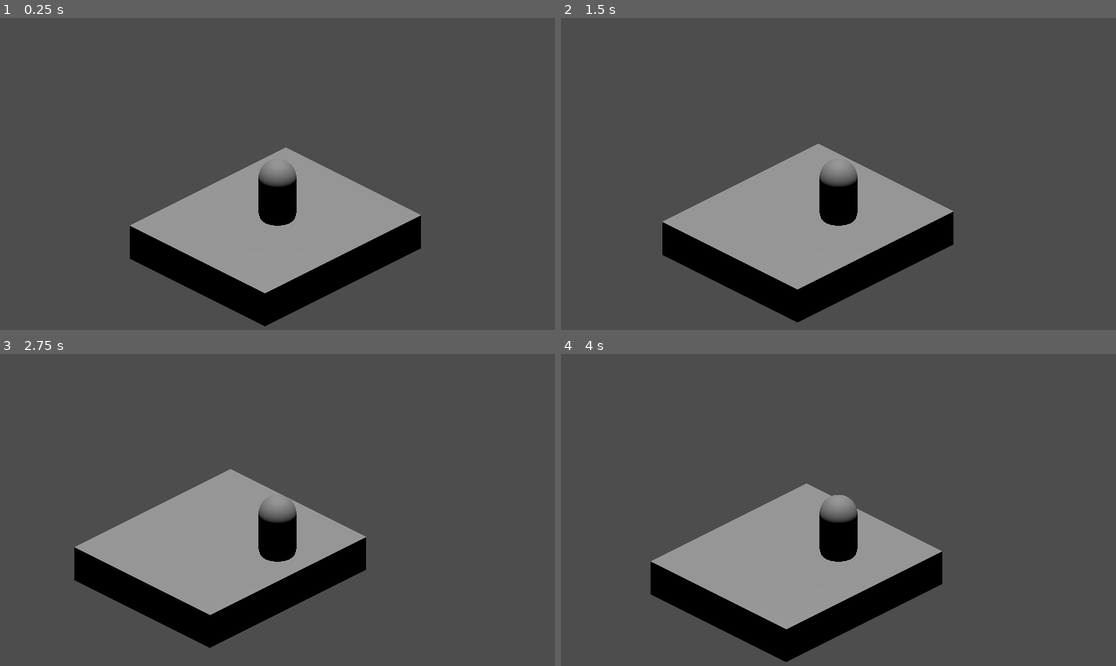
Above: before the commit, frames 1-4 (two rows, left to right).
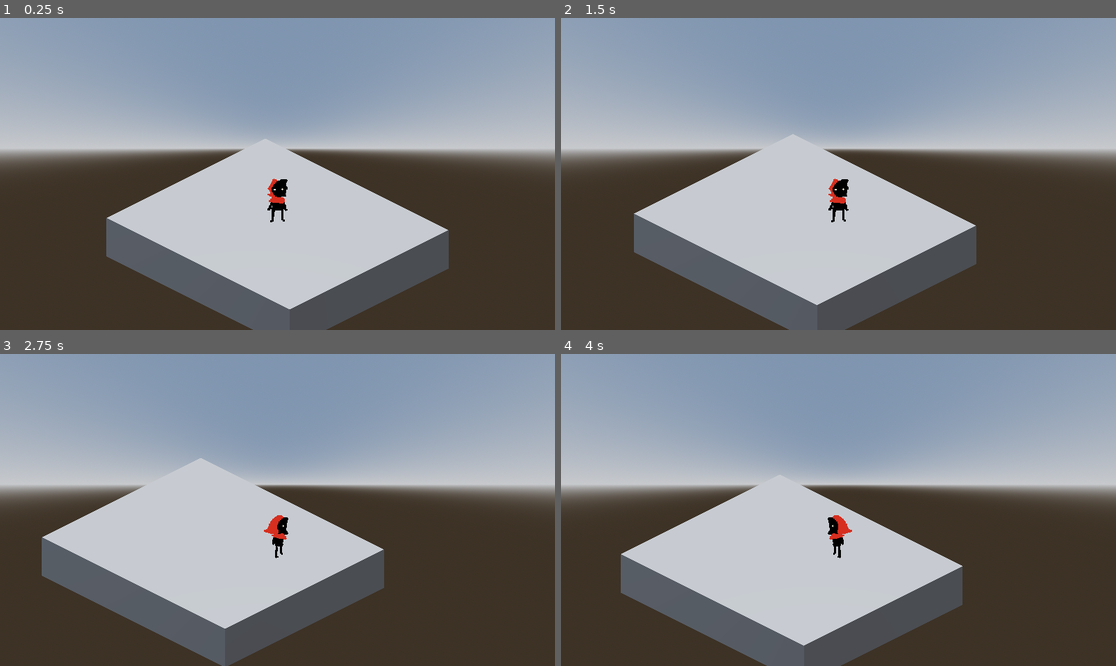
Above: after the commit, the same moments.

Repository: AlexRavelo/PrometheusGame
Game: Godot game, scene res://assets/scenes/test_scene.tscn
Two runs of this game, one before a commit and one after it. Both use one fixed random seed, a clock stepped at 60 frames per second and the inputs below.
Inputs:
- Up to frame 1 (0.25 s): no input
- Up to frame 2 (1.5 s): tap Enter at 0.5 s; hold Right (Right) 0.53-1.28 s; hold Down (Down) from 1.28 s (still down)
- Up to frame 3 (2.75 s): release Down (Down) at 2.03 s; hold Right (Right) from 2.03 s (still down)
- Up to frame 4 (4 s): release Right (Right) at 2.78 s; hold Up (Up) 2.78-3.53 s; hold Left (Left) from 3.53 s (still down)

The runs differ from the first frame. In frame 1, 94% of the frame differs, in the area x 0-100%, y 0-100%; in frame 2, 94%; in frame 3, 94%; in frame 4, 94%.

Commit message:
would you be mad at me if i told you i forgot to commit as i worked
bwah

Diff:
--- a/assets/code/baseEntity.gd
+++ b/assets/code/baseEntity.gd
@@ -4,6 +4,9 @@
 
 # Basic Stats
 var max_health: int = 100
+
+var direction := Vector2(0, 0)
+
 @export var current_health: int:
 	set(value):
 		clamp(value, 0, max_health)
--- a/assets/code/basePlayer.gd
+++ b/assets/code/basePlayer.gd
@@ -2,19 +2,25 @@
 
 extends BaseEntity
 
-# Called when the node enters the scene tree for the first time.
-func _ready():
-	pass # Replace with function body.
-
+@onready var animation_tree = $AnimationTree
+@onready var animation_player = $AnimationPlayer
 
 # Called every frame. 'delta' is the elapsed time since the previous frame.
 func _process(delta):
-	var input_x = Input.get_axis("Left","Right")
-	var input_z = Input.get_axis("Up","Down")
-	var direction = (self.transform.basis * Vector3(input_x,0,input_z)).normalized()
+	animation_tree.set("parameters/Idle/blend_position", direction)
 
-	velocity.x = move_toward(velocity.x, direction.x, base_speed)
-	velocity.z = move_toward(velocity.y, direction.z, base_speed)
-
+	input()
 
 	move_and_slide()
+
+func input():
+	var inputdir = Input.get_vector("Left","Right", "Up", "Down")
+	if inputdir:
+		direction.x = move_toward(direction.x, inputdir.x, 0.1)
+		direction.y = move_toward(direction.y, inputdir.y, 0.1)
+
+	print("Player Input: ", inputdir)
+	print("Player Directon: ", direction)
+
+	velocity.x = move_toward(velocity.x, inputdir.x, base_speed)
+	velocity.z = move_toward(velocity.y, inputdir.y, base_speed)
--- a/assets/scenes/Player.tscn
+++ b/assets/scenes/Player.tscn
@@ -1,22 +1,234 @@
-[gd_scene load_steps=4 format=3 uid="uid://cepw0irhctadj"]
+[gd_scene load_steps=24 format=3 uid="uid://cepw0irhctadj"]
 
 [ext_resource type="Script" path="res://assets/code/basePlayer.gd" id="1_2wclh"]
+[ext_resource type="Texture2D" uid="uid://dexau2j7dle1r" path="res://assets/sprites/debug/player8way.png" id="2_om1f2"]
 
 [sub_resource type="CapsuleShape3D" id="CapsuleShape3D_aex8d"]
 
-[sub_resource type="CapsuleMesh" id="CapsuleMesh_4ow45"]
-
-[node name="CharacterBody3D" type="CharacterBody3D"]
+[sub_resource type="AnimationNodeAnimation" id="AnimationNodeAnimation_r560h"]
+animation = &"IdleS"
+
+[sub_resource type="AnimationNodeAnimation" id="AnimationNodeAnimation_efnv8"]
+animation = &"IdleE"
+
+[sub_resource type="AnimationNodeAnimation" id="AnimationNodeAnimation_qh3i0"]
+animation = &"IdleN"
+
+[sub_resource type="AnimationNodeAnimation" id="AnimationNodeAnimation_4wcxk"]
+animation = &"IdleW"
+
+[sub_resource type="AnimationNodeAnimation" id="AnimationNodeAnimation_75f08"]
+animation = &"IdleNW"
+
+[sub_resource type="AnimationNodeAnimation" id="AnimationNodeAnimation_gor2e"]
+animation = &"IdleNE"
+
+[sub_resource type="AnimationNodeAnimation" id="AnimationNodeAnimation_7cbxx"]
+animation = &"IdleSW"
+
+[sub_resource type="AnimationNodeAnimation" id="AnimationNodeAnimation_caxu0"]
+animation = &"IdleSE"
+
+[sub_resource type="AnimationNodeBlendSpace2D" id="AnimationNodeBlendSpace2D_m0701"]
+blend_point_0/node = SubResource("AnimationNodeAnimation_r560h")
+blend_point_0/pos = Vector2(0, 1)
+blend_point_1/node = SubResource("AnimationNodeAnimation_efnv8")
+blend_point_1/pos = Vector2(1, 0)
+blend_point_2/node = SubResource("AnimationNodeAnimation_qh3i0")
+blend_point_2/pos = Vector2(0, -1)
+blend_point_3/node = SubResource("AnimationNodeAnimation_4wcxk")
+blend_point_3/pos = Vector2(-1, 0)
+blend_point_4/node = SubResource("AnimationNodeAnimation_75f08")
+blend_point_4/pos = Vector2(-1, -1)
+blend_point_5/node = SubResource("AnimationNodeAnimation_gor2e")
+blend_point_5/pos = Vector2(1, -1)
+blend_point_6/node = SubResource("AnimationNodeAnimation_7cbxx")
+blend_point_6/pos = Vector2(-1, 1)
+blend_point_7/node = SubResource("AnimationNodeAnimation_caxu0")
+blend_point_7/pos = Vector2(1, 1)
+blend_mode = 1
+sync = true
+
+[sub_resource type="AnimationNodeBlendTree" id="AnimationNodeBlendTree_fiasf"]
+graph_offset = Vector2(-436.5, 133.4)
+nodes/Idle/node = SubResource("AnimationNodeBlendSpace2D_m0701")
+nodes/Idle/position = Vector2(0, 120)
+node_connections = [&"output", 0, &"Idle"]
+
+[sub_resource type="Animation" id="Animation_r450e"]
+length = 0.001
+tracks/0/type = "value"
+tracks/0/imported = false
+tracks/0/enabled = true
+tracks/0/path = NodePath("Sprite3D:frame")
+tracks/0/interp = 1
+tracks/0/loop_wrap = true
+tracks/0/keys = {
+"times": PackedFloat32Array(0),
+"transitions": PackedFloat32Array(1),
+"update": 1,
+"values": [3]
+}
+
+[sub_resource type="Animation" id="Animation_niehr"]
+resource_name = "IdleN"
+tracks/0/type = "value"
+tracks/0/imported = false
+tracks/0/enabled = true
+tracks/0/path = NodePath("Sprite3D:frame")
+tracks/0/interp = 1
+tracks/0/loop_wrap = true
+tracks/0/keys = {
+"times": PackedFloat32Array(0),
+"transitions": PackedFloat32Array(1),
+"update": 1,
+"values": [6]
+}
+
+[sub_resource type="Animation" id="Animation_csdvd"]
+resource_name = "IdleNE"
+tracks/0/type = "value"
+tracks/0/imported = false
+tracks/0/enabled = true
+tracks/0/path = NodePath("Sprite3D:frame")
+tracks/0/interp = 1
+tracks/0/loop_wrap = true
+tracks/0/keys = {
+"times": PackedFloat32Array(0),
+"transitions": PackedFloat32Array(1),
+"update": 1,
+"values": [7]
+}
+
+[sub_resource type="Animation" id="Animation_bufc3"]
+resource_name = "IdleE"
+tracks/0/type = "value"
+tracks/0/imported = false
+tracks/0/enabled = true
+tracks/0/path = NodePath("Sprite3D:frame")
+tracks/0/interp = 1
+tracks/0/loop_wrap = true
+tracks/0/keys = {
+"times": PackedFloat32Array(0),
+"transitions": PackedFloat32Array(1),
+"update": 1,
+"values": [0]
+}
+
+[sub_resource type="Animation" id="Animation_h8tmq"]
+resource_name = "IdleSW"
+tracks/0/type = "value"
+tracks/0/imported = false
+tracks/0/enabled = true
+tracks/0/path = NodePath("Sprite3D:frame")
+tracks/0/interp = 1
+tracks/0/loop_wrap = true
+tracks/0/keys = {
+"times": PackedFloat32Array(0),
+"transitions": PackedFloat32Array(1),
+"update": 1,
+"values": [3]
+}
+
+[sub_resource type="Animation" id="Animation_533ns"]
+resource_name = "IdleS"
+tracks/0/type = "value"
+tracks/0/imported = false
+tracks/0/enabled = true
+tracks/0/path = NodePath("Sprite3D:frame")
+tracks/0/interp = 1
+tracks/0/loop_wrap = true
+tracks/0/keys = {
+"times": PackedFloat32Array(0),
+"transitions": PackedFloat32Array(1),
+"update": 1,
+"values": [2]
+}
+
+[sub_resource type="Animation" id="Animation_cyqfl"]
+resource_name = "IdleSE"
+tracks/0/type = "value"
+tracks/0/imported = false
+tracks/0/enabled = true
+tracks/0/path = NodePath("Sprite3D:frame")
+tracks/0/interp = 1
+tracks/0/loop_wrap = true
+tracks/0/keys = {
+"times": PackedFloat32Array(0),
+"transitions": PackedFloat32Array(1),
+"update": 1,
+"values": [1]
+}
+
+[sub_resource type="Animation" id="Animation_vw672"]
+resource_name = "IdleW"
+tracks/0/type = "value"
+tracks/0/imported = false
+tracks/0/enabled = true
+tracks/0/path = NodePath("Sprite3D:frame")
+tracks/0/interp = 1
+tracks/0/loop_wrap = true
+tracks/0/keys = {
+"times": PackedFloat32Array(0),
+"transitions": PackedFloat32Array(1),
+"update": 1,
+"values": [4]
+}
+
+[sub_resource type="Animation" id="Animation_qbr8y"]
+resource_name = "IdleNW"
+tracks/0/type = "value"
+tracks/0/imported = false
+tracks/0/enabled = true
+tracks/0/path = NodePath("Sprite3D:frame")
+tracks/0/interp = 1
+tracks/0/loop_wrap = true
+tracks/0/keys = {
+"times": PackedFloat32Array(0),
+"transitions": PackedFloat32Array(1),
+"update": 1,
+"values": [5]
+}
+
+[sub_resource type="AnimationLibrary" id="AnimationLibrary_rvvn0"]
+_data = {
+"IdleE": SubResource("Animation_bufc3"),
+"IdleN": SubResource("Animation_niehr"),
+"IdleNE": SubResource("Animation_csdvd"),
+"IdleNW": SubResource("Animation_qbr8y"),
+"IdleS": SubResource("Animation_533ns"),
+"IdleSE": SubResource("Animation_cyqfl"),
+"IdleSW": SubResource("Animation_h8tmq"),
+"IdleW": SubResource("Animation_vw672"),
+"RESET": SubResource("Animation_r450e")
+}
+
+[node name="Player" type="CharacterBody3D"]
 transform = Transform3D(1, 0, 0, 0, 1, 0, 0, 0, 1, 0, 1.18412, 0)
 script = ExtResource("1_2wclh")
 
 [node name="CollisionShape3D" type="CollisionShape3D" parent="."]
 shape = SubResource("CapsuleShape3D_aex8d")
-
-[node name="MeshInstance3D" type="MeshInstance3D" parent="."]
-mesh = SubResource("CapsuleMesh_4ow45")
 
 [node name="Camera3D" type="Camera3D" parent="."]
 transform = Transform3D(1, 0, 0, 0, 0.866025, 0.5, 0, -0.5, 0.866025, 0, 3.5, 5)
 projection = 1
-size = 8.207
+size = 4.398
+
+[node name="Sprite3D" type="Sprite3D" parent="."]
+billboard = 1
+texture_filter = 0
+texture = ExtResource("2_om1f2")
+hframes = 8
+frame = 3
+region_rect = Rect2(0, 0, 142, 128)
+
+[node name="AnimationTree" type="AnimationTree" parent="."]
+tree_root = SubResource("AnimationNodeBlendTree_fiasf")
+anim_player = NodePath("../AnimationPlayer")
+parameters/Idle/blend_position = Vector2(0.765993, 1.57269)
+
+[node name="AnimationPlayer" type="AnimationPlayer" parent="."]
+libraries = {
+"": SubResource("AnimationLibrary_rvvn0")
+}
--- a/assets/scenes/test_scene.tscn
+++ b/assets/scenes/test_scene.tscn
@@ -1,15 +1,36 @@
-[gd_scene load_steps=2 format=3 uid="uid://cd3mf5am8fl0x"]
+[gd_scene load_steps=5 format=3 uid="uid://cd3mf5am8fl0x"]
 
 [ext_resource type="PackedScene" uid="uid://cepw0irhctadj" path="res://assets/scenes/Player.tscn" id="1_vv3q1"]
 
+[sub_resource type="ProceduralSkyMaterial" id="ProceduralSkyMaterial_7ugh3"]
+sky_horizon_color = Color(0.64625, 0.65575, 0.67075, 1)
+ground_horizon_color = Color(0.64625, 0.65575, 0.67075, 1)
+
+[sub_resource type="Sky" id="Sky_yss8v"]
+sky_material = SubResource("ProceduralSkyMaterial_7ugh3")
+
+[sub_resource type="Environment" id="Environment_t24vq"]
+background_mode = 2
+sky = SubResource("Sky_yss8v")
+tonemap_mode = 2
+
 [node name="Main" type="Node3D"]
 
+[node name="WorldEnvironment" type="WorldEnvironment" parent="."]
+environment = SubResource("Environment_t24vq")
+
+[node name="DirectionalLight3D" type="DirectionalLight3D" parent="."]
+transform = Transform3D(0.709664, -0.704537, 0.00193855, -0.00192707, 0.000810416, 0.999998, -0.704537, -0.709667, -0.000782572, -0.0309554, -4.11272e-05, 0.0387351)
+
 [node name="CSGBox3D" type="CSGBox3D" parent="."]
-transform = Transform3D(1, 0, 0, 0, 1, 0, 0, 0, 1, 0.0902405, -0.00506592, 0.168579)
+transform = Transform3D(0.707107, 0, 0.707107, 0, 1, 0, -0.707107, 0, 0.707107, 0, 0, 0)
 size = Vector3(5.04242, 1, 5.81079)
 
 [node name="Player" parent="." instance=ExtResource("1_vv3q1")]
-transform = Transform3D(0.707107, 0, 0.707107, 0, 1, 0, -0.707107, 0, 0.707107, 0, 1.18412, 0)
+transform = Transform3D(1, 0, 0, 0, 1, 0, 0, 0, 1, 0, 1.18412, 0)
 
-[node name="DirectionalLight3D" type="DirectionalLight3D" parent="."]
-transform = Transform3D(1, 0, 0, 0, 1.19249e-08, 1, 0, -1, 1.19249e-08, 0, 0, 0)
+[node name="Camera3D" parent="Player" index="1"]
+transform = Transform3D(1, 0, 0, 0, 0.866025, 0.5, 0, -0.5, 0.866025, 0, 3.5, 5)
+size = 7.0
+
+[editable path="Player"]
--- a/project.godot
+++ b/project.godot
@@ -48,5 +48,6 @@
 
 [rendering]
 
+textures/canvas_textures/default_texture_filter=0
 renderer/rendering_method="gl_compatibility"
 renderer/rendering_method.mobile="gl_compatibility"
Binary file added: assets/sprites/debug/8way.png
Not shown, added: assets/sprites/debug/8way.png.import
Binary file added: assets/sprites/debug/player8way.png
Not shown, added: assets/sprites/debug/player8way.png.import
